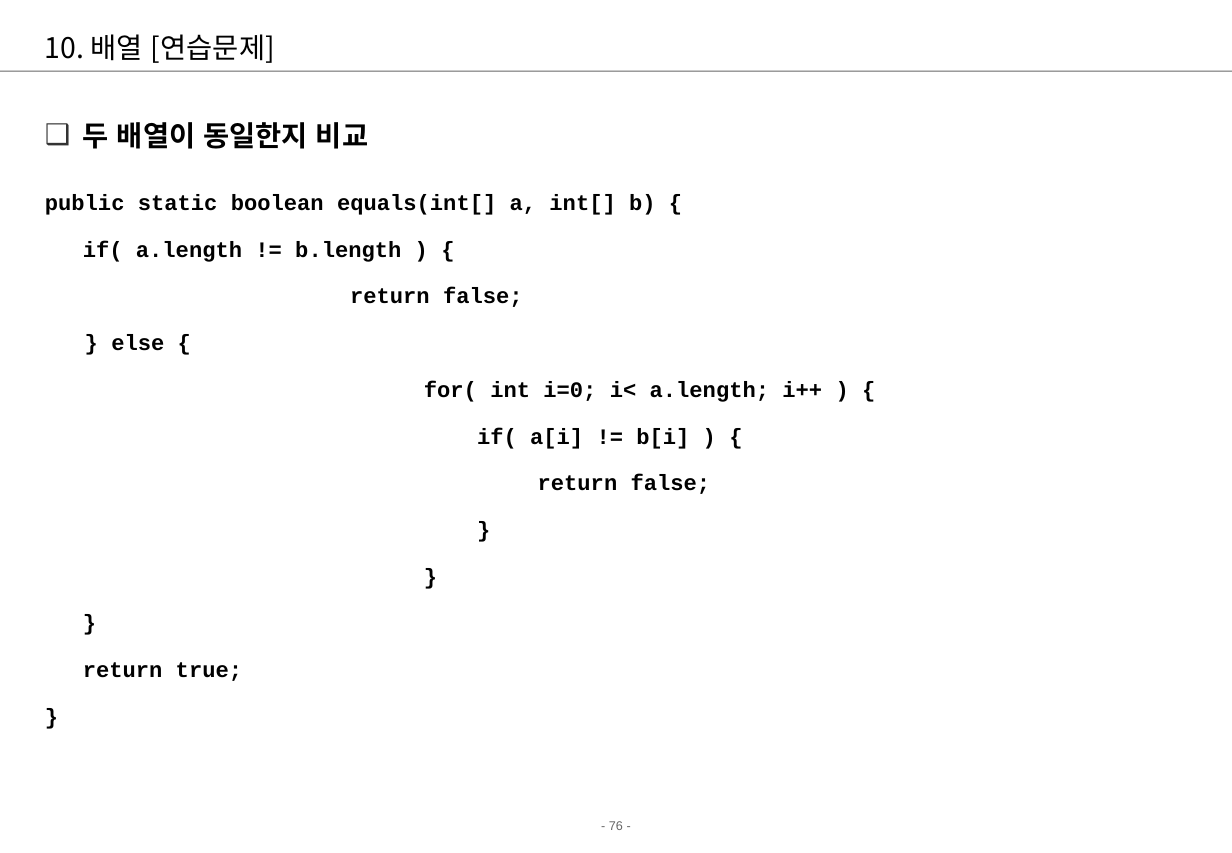
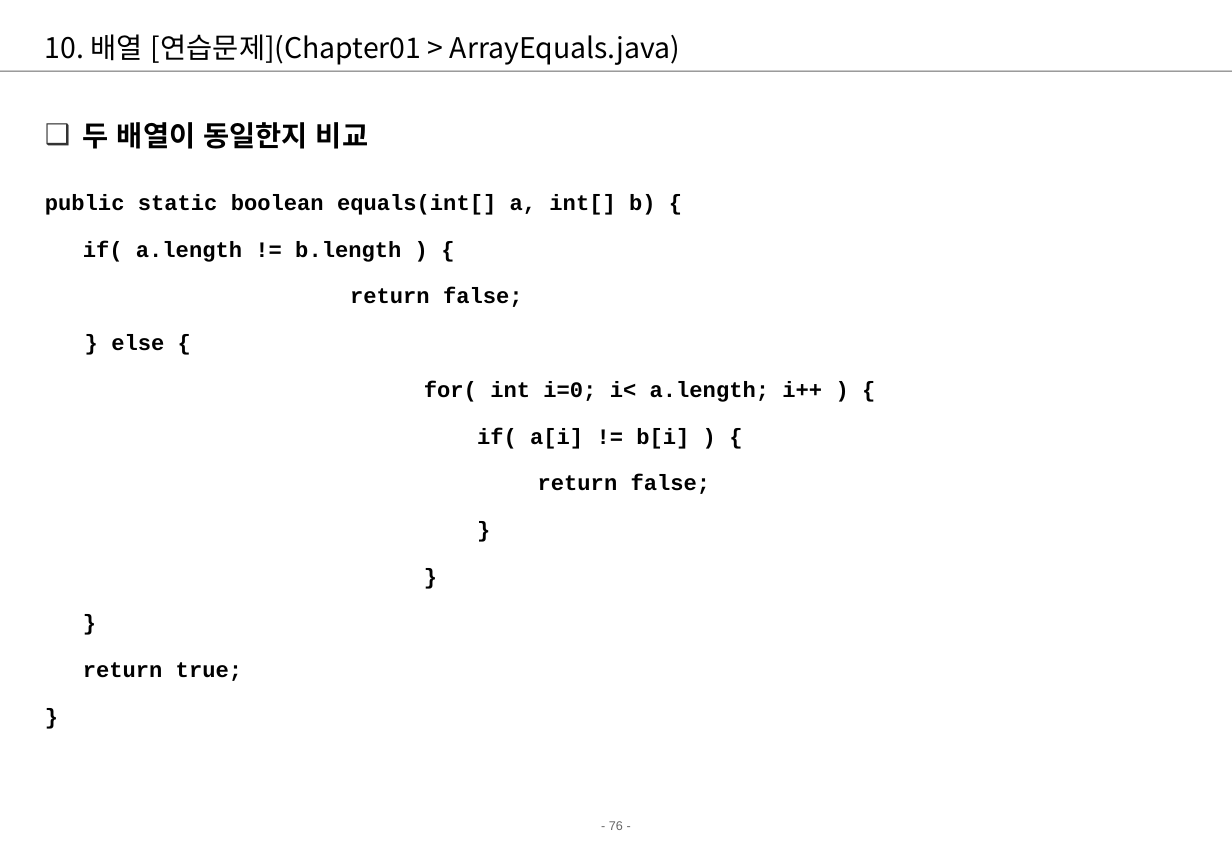
Before and after one commit to young0715/chapter01, a slide deck: slide 76 of src/chapter01/01.Java기본-자바기본프로그래밍.ppt. Drawn at 1232x853 pixels with LibreOffice and Linux fonts; fonts in the diff are those of the drawing; background and template pictures are left out. Boxes give left, top, right and bottom in pixels: in the first picture for what was removed or moved away, otherwise in the second. Text is boxed around its words. In the diff, an @@ line names an element or a change of style, - is before the commit and + after.

```diff
--- a/src/chapter01/01.Java기본-자바기본프로그래밍.ppt
+++ b/src/chapter01/01.Java기본-자바기본프로그래밍.ppt
@@ title at (45, 34, 680, 65): text changed @@
-10. 배열 [연습문제]
+10. 배열 [연습문제](Chapter01 > ArrayEquals.java)
```
Also in this commit, not shown: 3 other slides changed, 5 other files.
